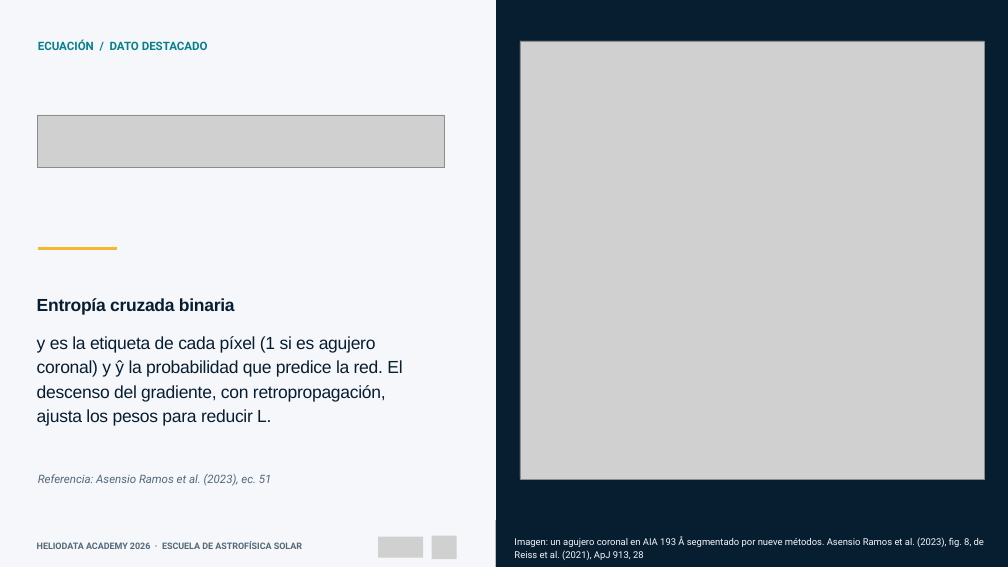
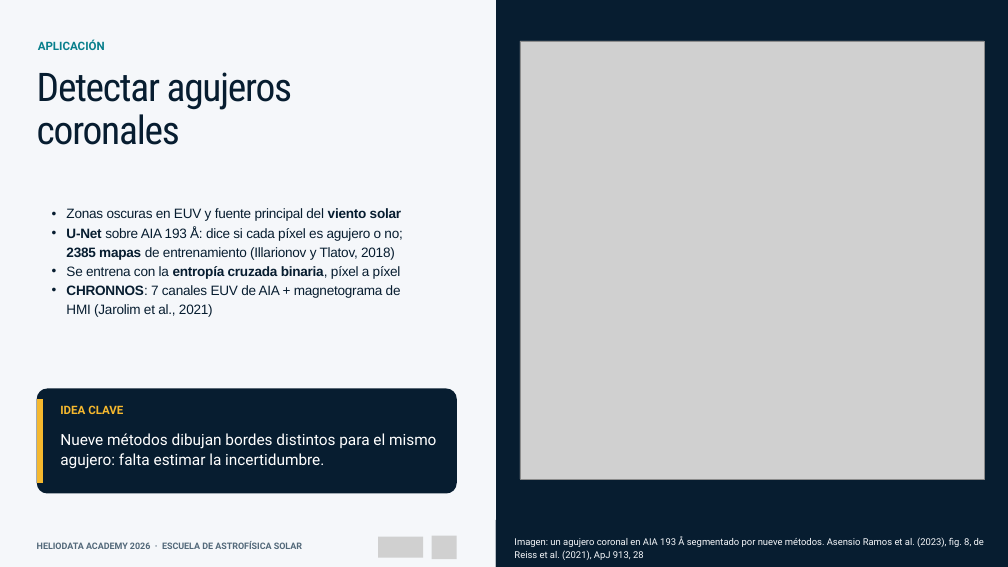
Before and after one commit to Group-of-Solar-Astrophysics/Escuela-Astrofisica-Solar-2026, a slide deck: slide 8 of 01_Material_por_expositor/Juan_Esteban_Agudelo_Ortiz/01_Presentacion/Machine_Learning_aplicado_al_Sol_Escuela_2026.pptx (slide 6 before the commit). Drawn at 1008x567 pixels with LibreOffice and Linux fonts; fonts in the diff are those of the drawing; grey boxes stand for pictures. Boxes give left, top, right and bottom in pixels: in the first picture for what was removed or moved away, otherwise in the second. Text is boxed around its words. In the diff, an @@ line names an element or a change of style, - is before the commit and + after.

```diff
--- a/01_Material_por_expositor/Juan_Esteban_Agudelo_Ortiz/01_Presentacion/Machine_Learning_aplicado_al_Sol_Escuela_2026.pptx
+++ b/01_Material_por_expositor/Juan_Esteban_Agudelo_Ortiz/01_Presentacion/Machine_Learning_aplicado_al_Sol_Escuela_2026.pptx
@@ text removed at (38,39,208,50) @@
-ECUACIÓN / DATO DESTACADO
@@ text added at (38,39,105,50), 16.5 pt, text #087F8C, bold @@
+APLICACIÓN
@@ text added at (37,72,292,145), 56.4 pt, text #071D30 @@
+Detectar agujeros coronales
@@ picture removed at (38,115,445,167) @@
@@ text added at (66,208,402,317), 19.4 pt, text #071D30 @@
+  • Zonas oscuras en EUV y fuente principal del viento solar
+  • U-Net sobre AIA 193 Å: dice si cada píxel es agujero o no; 2385 mapas de entrenamiento (Illarionov y Tlatov, 2018)
+  • Se entrena con la entropía cruzada binaria, píxel a píxel
+  • CHRONNOS: 7 canales EUV de AIA + magnetograma de HMI (Jarolim et al., 2021)
@@ freeform shape removed at (38,247,116,250) @@
@@ text removed at (37,298,235,315) @@
-Entropía cruzada binaria
@@ text removed at (37,336,402,426) @@
-y es la etiqueta de cada píxel (1 si es agujero coronal) y ŷ la probabilidad que predice la red. El descenso del gradiente, con retropropagación, ajusta los pesos para reducir L.
@@ freeform shape added at (37,389,457,493), fill #071D30 @@
@@ freeform shape added at (37,399,43,483), fill #F5B82E @@
@@ text added at (60,405,123,414), 16.5 pt, text #F5B82E, bold @@
+IDEA CLAVE
@@ text added at (60,433,436,469), 22 pt, text #FFFFFF @@
+Nueve métodos dibujan bordes distintos para el mismo agujero: falta estimar la incertidumbre.
@@ text removed at (38,474,272,486) @@
-Referencia: Asensio Ramos et al. (2023), ec. 51
```
Also in this commit, not shown: 2 other slides changed, 1 other file.
